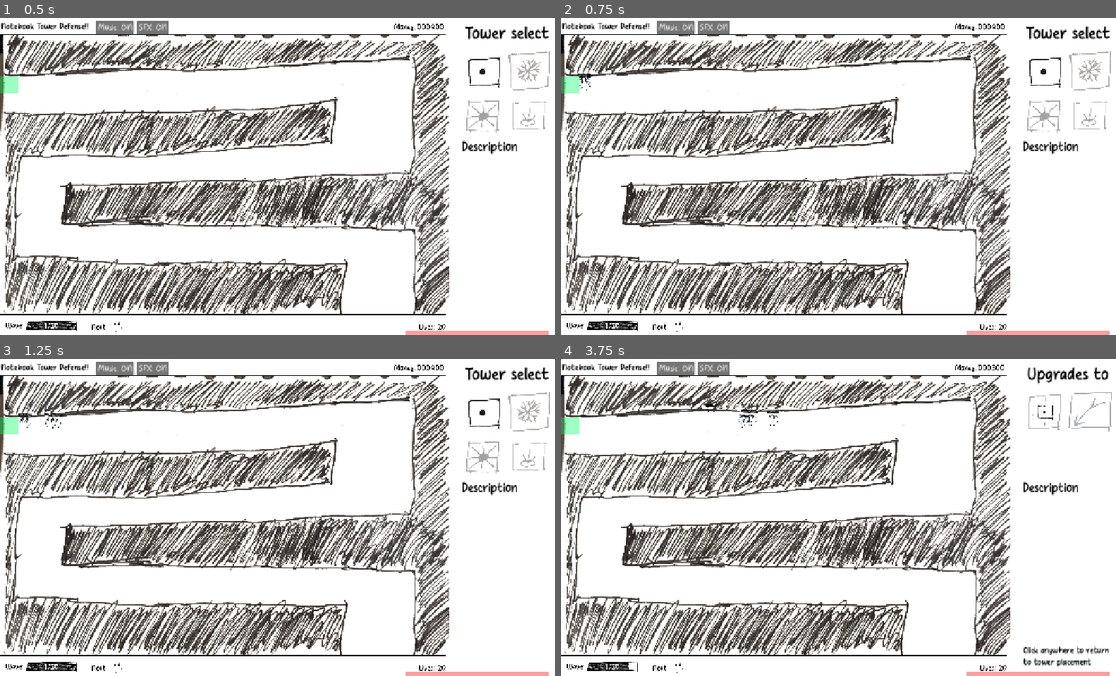
Above: before the commit, frames 1-4 (two rows, left to right).
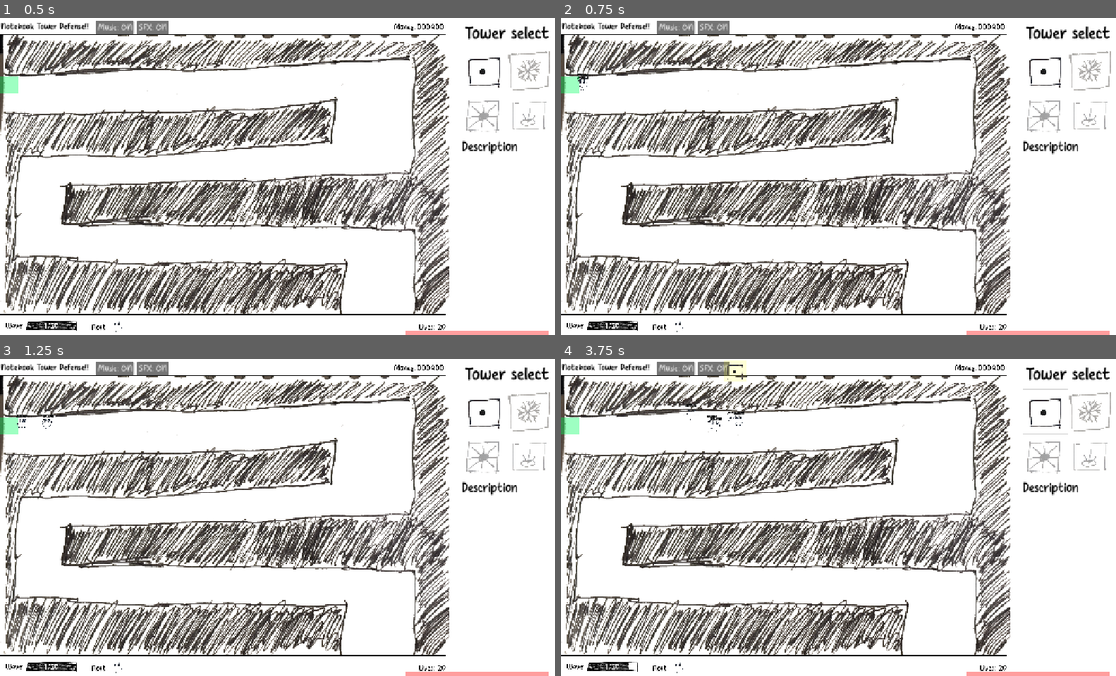
Above: after the commit, the same moments.

Repository: OzuYatamutsu/notebook-tower-defense
Game: Godot game, scene res://levels/level_cools.tscn
The game is run twice, just before and just after one commit, with the same random seed, the same clock (stepped at 60 frames per second) and the same inputs. This scene is started directly instead of the project's main scene.
Inputs (mouse positions are in pixels of both pictures, inside the frame that each line leads up to):
- Up to frame 1 (0.5 s): no input
- Up to frame 2 (0.75 s): click "SFX: ON" at 0.5 s
- Up to frame 3 (1.25 s): no input
- Up to frame 4 (3.75 s): click (1043, 412) at 1.25 s; click "SFX: ON" at 2 s; click (1043, 412) at 2.75 s; click "SFX: ON" at 3.5 s

Frame 1 is identical in both runs. In frame 2, less than 0.1% of the frame differs, in the area x 2-6%, y 17-23%; in frame 3, 0.1%; in frame 4, 2.1%, in the area x 22-100%, y 0-98%.

Commit message:
Fix walls, paths for level_cools

Diff:
--- a/levels/level_cools.tscn
+++ b/levels/level_cools.tscn
@@ -31,7 +31,7 @@
 
 [sub_resource type="Curve2D" id="Curve2D_045es"]
 _data = {
-"points": PackedVector2Array(0, 0, 0, 0, 400, 3040, 0, 0, 0, …(259 unchanged characters)… 60, 0, 0, 0, 0, 4060, 7220, 0, 0, 0, 0, 3340, 7680, 0, 0, 0, 0, 3340, 8260, 0, 0, 0, 0, 3280, 10100, 0, 0, 0, 0, 4120, 10960, 0, 0, 0, 0, 8 …(167 unchanged characters)…
+"points": PackedVector2Array(0, 0, 0, 0, 400, 3040, 0, 0, 0, …(259 unchanged characters)… 60, 0, 0, 0, 0, 4060, 7220, 0, 0, 0, 0, 2850, 7404.41, 0, 0, 0, 0, 2418.98, 8262.13, 0, 0, 0, 0, 2555.09, 10087.5, 0, 0, 0, 0, 4120, 10960, 0, 0, 0, 0, 8 …(167 unchanged characters)…
 }
 point_count = 24
 
@@ -43,21 +43,21 @@
 
 [sub_resource type="Curve2D" id="Curve2D_lf3p4"]
 _data = {
-"points": PackedVector2Array(0, 0, 0, 0, 380, 3100, 0, 0, 0, 0, 6860, 2680, 0, 0, 0, 0, 10180, 3180, 0, 0, 0, 0, 18620, 2440, 0, 0, 0, 0, 22020, 3700, 0, 0, 0, 0, 21420, 6180, 0, 0, 0, 0, 18220, 6960, 0, 0, 0, 0, 11100, 7040, 0, 0, 0, 0, 5600, 6560, 0, 0, 0, 0, 1740, 7380, 0, 0, 0, 0, 18 …(139 unchanged characters)…
+"points": PackedVector2Array(0, 0, 0, 0, 380, 3100, 0, 0, 0, 0, 6749.48, 3201.96, 0, 0, 0, 0, 10180, 3180, 0, 0, 0, 0, 18620, 2440, 0, 0, 0, 0, 22020, 3700, 0, 0, 0, 0, 21420, 6180, 0, 0, 0, 0, 18220, 6960, 0, 0, 0, 0, 11100, 7040, 0, 0, 0, 0, 5798.03, 7280.68, 0, 0, 0, 0, 1740, 7380, 0, 0, 0, 0, 18 …(139 unchanged characters)…
 }
 point_count = 16
 
 [sub_resource type="Curve2D" id="Curve2D_yydhl"]
 _data = {
-"points": PackedVector2Array(0, 0, 0, 0, 420, 2940, 0, 0, 0, 0, 6300, 3000, 0, 0, 0, 0, 11600, 2380, 0, 0, 0, 0, 15120, 2920, 0, 0, 0, 0, 19480, 2500, 0, 0, 0, 0, 21320, 4200, 0, 0, 0, 0, 20840, 6180, 0, 0, 0, 0, 15560, 6460, 0, 0, 0, 0, 12300, 6760, 0, 0, 0, 0, 4540, 7120, 0, 0, 0, 0, 1520, 7060, 0, 0, 0, 0, 2040, 9360, 0, 0, 0, 0, 5340, 11180, 0, 0, 0, 0, 14720, 10080, 0, 0, 0, 0, 20640, 10920, 0, 0, 0, 0, 22040, 13240, 0, 0, 0, 0, 22020, 15840)
+"points": PackedVector2Array(0, 0, 0, 0, 420, 2940, 0, 0, 0, 0, 6300, 3000, 0, 0, 0, 0, 11549.7, 3180, 0, 0, 0, 0, 15120, 2920, 0, 0, 0, 0, 19480, 2500, 0, 0, 0, 0, 21320, 4200, 0, 0, 0, 0, 20840, 6180, 0, 0, 0, 0, 15560, 6460, 0, 0, 0, 0, 12300, 6760, 0, 0, 0, 0, 4540, 7120, 0, 0, 0, 0, 1520, 7060, 0, 0, 0, 0, 2040, 9360, 0, 0, 0, 0, 5340, 11180, 0, 0, 0, 0, 14415, 11185.5, 0, 0, 0, 0, 20640, 10920, 0, 0, 0, 0, 22040, 13240, 0, 0, 0, 0, 22020, 15840)
 }
 point_count = 17
 
 [sub_resource type="Curve2D" id="Curve2D_bekh1"]
 _data = {
-"points": PackedVector2Array(0, 0, 0, 0, 500, 2920, 0, 0, 0, …(289 unchanged characters)…  0, 0, 0, 0, 20280, 11220, 0, 0, 0, 0, 21720, 12380, 0, 0, 0, 0, 21940, 15320)
+"points": PackedVector2Array(0, 0, 0, 0, 500, 2920, 0, 0, 0, …(289 unchanged characters)…  0, 0, 0, 0, 20280, 11220, 0, 0, 0, 0, 20973, 12958.3, 0, 0, 0, 0, 20855, 15366.3, 0, 0, 0, 0, 21326.8, 14694.8)
 }
-point_count = 16
+point_count = 17
 
 [node name="Level_CoolS" type="Node"]
 script = ExtResource("1_uh8lo")
@@ -68,37 +68,59 @@
 [node name="LevelViewport" parent="." instance=ExtResource("3_52n04")]
 
 [node name="Path2D" type="Path2D" parent="LevelViewport/mobs" index="0"]
+position = Vector2(60.8807, 231.513)
+scale = Vector2(0.855046, 0.984399)
 curve = SubResource("Curve2D_ua5ty")
 
 [node name="Path2D2" type="Path2D" parent="LevelViewport/mobs" index="1"]
+position = Vector2(91.964, 178.073)
+scale = Vector2(0.790991, 0.933555)
 curve = SubResource("Curve2D_61w3m")
 
 [node name="Path2D3" type="Path2D" parent="LevelViewport/mobs" index="2"]
+position = Vector2(83.2433, 780.333)
+scale = Vector2(0.801802, 0.881667)
 curve = SubResource("Curve2D_pdpul")
 
 [node name="Path2D4" type="Path2D" parent="LevelViewport/mobs" index="3"]
+position = Vector2(90.3365, 699.04)
+scale = Vector2(0.83271, 0.899563)
 curve = SubResource("Curve2D_8hd6v")
 
 [node name="Path2D5" type="Path2D" parent="LevelViewport/mobs" index="4"]
+position = Vector2(7.34693, 446.537)
+scale = Vector2(0.881633, 0.909385)
 curve = SubResource("Curve2D_045es")
 
 [node name="Path2D6" type="Path2D" parent="LevelViewport/mobs" index="5"]
+position = Vector2(164.572, 124.012)
+scale = Vector2(0.810081, 0.948328)
 curve = SubResource("Curve2D_omn1t")
 
 [node name="Path2D7" type="Path2D" parent="LevelViewport/mobs" index="6"]
+position = Vector2(92.4414, 262.454)
+scale = Vector2(0.756733, 0.892437)
 curve = SubResource("Curve2D_lf3p4")
 
 [node name="Path2D8" type="Path2D" parent="LevelViewport/mobs" index="7"]
+position = Vector2(68.7696, 254.873)
+scale = Vector2(0.836263, 0.898051)
 curve = SubResource("Curve2D_yydhl")
 
 [node name="Path2D9" type="Path2D" parent="LevelViewport/mobs" index="8"]
+position = Vector2(76.0262, 826.935)
+scale = Vector2(0.847948, 0.863777)
 curve = SubResource("Curve2D_bekh1")
 
 [node name="CollisionPolygon2D" type="CollisionPolygon2D" parent="LevelViewport/walls" index="0"]
-polygon = PackedVector2Array(213, 5, 856, 4, 1281, 2, 1281, 724, 1178, 724, 1183, 491, 181, 484, 192, 384, 1166, 357, 1179, 304, 1179, 53, 589, 88, 397, 81, 7, 99, 1, 4)
+position = Vector2(-0.38858, 0)
+scale = Vector2(0.998709, 1)
+polygon = PackedVector2Array(212, 35, 853, 40, 988.665, 36, 990.667, 308, 990.667, 669, 942, 666, 936, 482, 145, 465, 153, 381, 993.671, 354, 931, 349, 934, 92, 626, 111, 400, 113, 4, 127, 6, 41)
 
 [node name="CollisionPolygon2D2" type="CollisionPolygon2D" parent="LevelViewport/walls" index="1"]
-polygon = PackedVector2Array(7, 201, 451, 201, 780, 189, 952, 165, 942, 275, 593, 300, 294, 312, 57, 311, 43, 469, 43, 578, 481, 594, 983, 590, 972, 724, -2, 719)
+position = Vector2(-4, 8)
+scale = Vector2(0.834074, 1)
+polygon = PackedVector2Array(7, 201, 451, 201, 780, 189, 911.191, 176, 902.798, 274, 593, 300, 294, 312, 57, 311, 43, 469, 40.7638, 530, 484.37, 552, 943.562, 548, 923.18, 660, 1.19894, 662)
 
 [node name="LevelHitbox" parent="LevelViewport" index="4"]
 position = Vector2(1089, 716)
--- a/levels/level_fe_lite.tscn
+++ b/levels/level_fe_lite.tscn
@@ -96,6 +96,7 @@
 curve = SubResource("Curve2D_fsbnd")
 
 [node name="CollisionPolygon2D" type="CollisionPolygon2D" parent="LevelViewport/walls" index="0"]
+position = Vector2(0, -21)
 polygon = PackedVector2Array(249, 0, 250, 88, 16, 102, 29, 175, 26, 222, 31, 229, 36, 346, 105, 341, 279, 344, 367, 345 …(543 unchanged characters)…
 
 [node name="CollisionPolygon2D2" type="CollisionPolygon2D" parent="LevelViewport/walls" index="1"]
